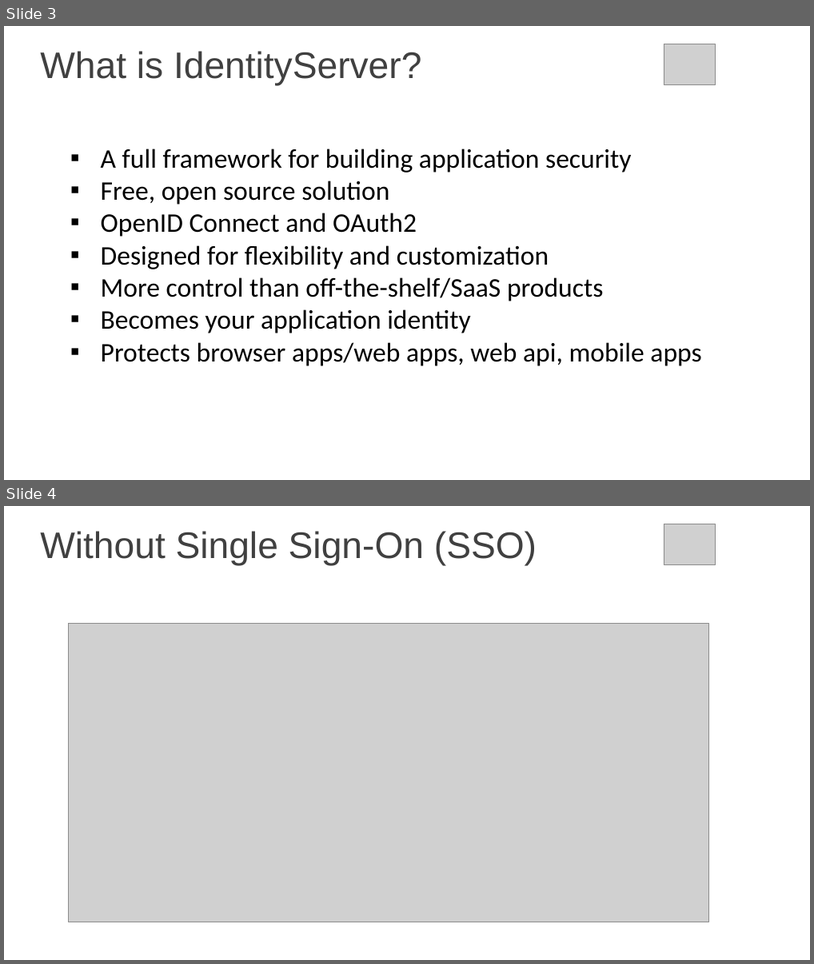
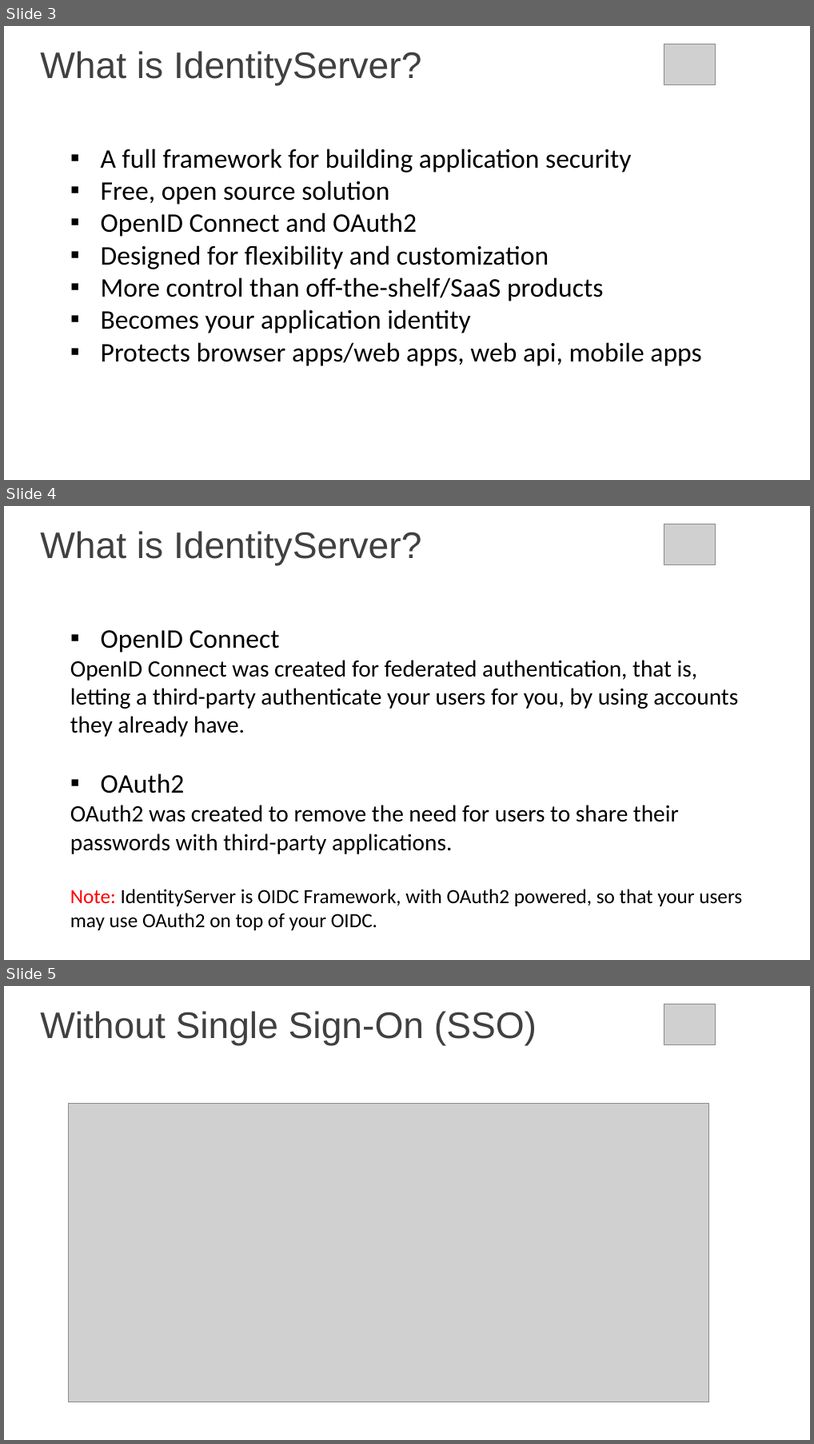
Before and after one commit to itorian/IdentityServer, a slide deck: IdentityServerDemo/IdentityServer.pptx. Shown one above the other, each under a label of ours: slides 3 and 4 before the commit, slides 3, 4 and 5 after it. The pictures are 814x964 and 814x1444 pixels, drawn with LibreOffice and Linux fonts; fonts in the diff are those of the drawing; grey boxes stand for pictures; background and template pictures are left out. Boxes give left, top, right and bottom in pixels: in the first picture for what was removed or moved away, otherwise in the second. Text is boxed around its words. In the diff, an @@ line names an element or a change of style, - is before the commit and + after.

```diff
--- a/IdentityServerDemo/IdentityServer.pptx
+++ b/IdentityServerDemo/IdentityServer.pptx
@@ slide 4 added at (4, 506, 810, 960), background picture (left out) @@
@@ picture added at (664, 524, 716, 565) @@
@@ title added at (40, 531, 422, 565), 44 pt, text #404040 @@
+What is IdentityServer?
@@ text added at (70, 630, 742, 930), 28 pt, text #000000 @@
+▪ OpenID Connect
+OpenID Connect was created for federated authentication, that is, letting a third-party authenticate your users for you, by using accounts they already have.
+▪ OAuth2
+OAuth2 was created to remove the need for users to share their passwords with third-party applications.
+Note: IdentityServer is OIDC Framework, with OAuth2 powered, so that your users may use OAuth2 on top of your OIDC.
@@ what was slide 4 is now slide 5 @@
```
Also in this commit, not shown: 3 slides changed, 1 other slide added.
